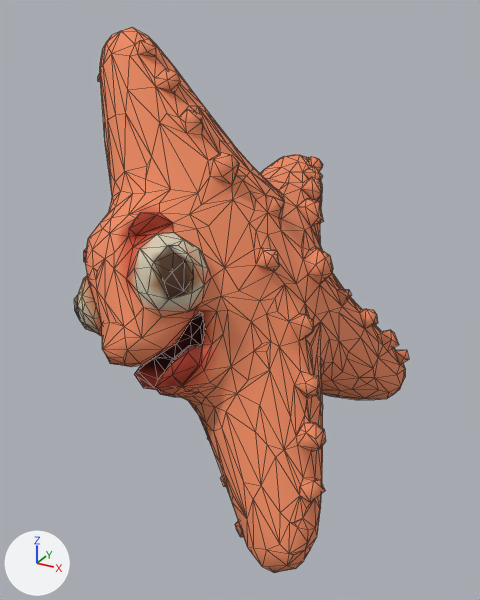
An edit to the glTF model public/models/fish-starfish.glb, drawn before and after from the same camera.
One viewpoint serves both versions: a 50 mm lens placed at (0.699, -1.331, 0.538), pointed at (-0.004, -0.053, -0.101). The lights are fixed; the arrows at lower left show +X, +Y and +Z. The picture after the commit comes second. Mesh edges are drawn as thin lines. Where no turn or scale is listed for an object, it has been applied to the vertices. Vertices at exactly the same position are counted once.

Names of what the first picture shows: 'tripo_node_2cf13909-51e1-4ab7-abfc-37a132337839'.
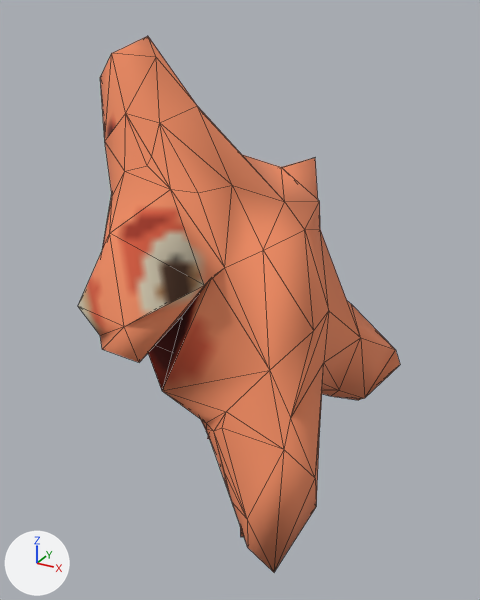
Where the newer file only moved an object's origin or applied its transform, the numbers keep the older frame.

Pixel boxes (x1, y1, x2, y2) of what changed, in the pictures (480 x 600 px):
'tripo_node_2cf13909-51e1-4ab7-abfc-37a132337839', reshaped: before (74, 27, 409, 573); after (78, 36, 400, 572)
part 1 of me_tripo_mesh_2cf13909_51e1_4ab7_abfc_37a132337839, deleted (orange): before (74, 27, 409, 573)

What changed in the scene script:
```text
Change me_tripo_mesh_2cf13909_51e1_4ab7_abfc_37a132337839:
    used by ob_tripo_node_2cf13909_51e1_4ab7_abfc_37a132337839; location = (0.0, 0.0, 0.0)
    remove me_tripo_mesh_2cf13909_51e1_4ab7_abfc_37a132337839.from_pydata(...)  # 1219 vertices, 2434 faces; spans x -0.345..0.345, y -0.476..0.476, z -0.5..0.5
    add me_tripo_mesh_2cf13909_51e1_4ab7_abfc_37a132337839.from_pydata(...)  # 152 vertices, 300 faces; spans x -0.313..0.323, y -0.474..0.47, z -0.494..0.482
    me_tripo_mesh_2cf13909_51e1_4ab7_abfc_37a132337839 part 1: 1067 vertices removed from x -0.345..0.345, y -0.476..0.476, z -0.5..0.5
```
